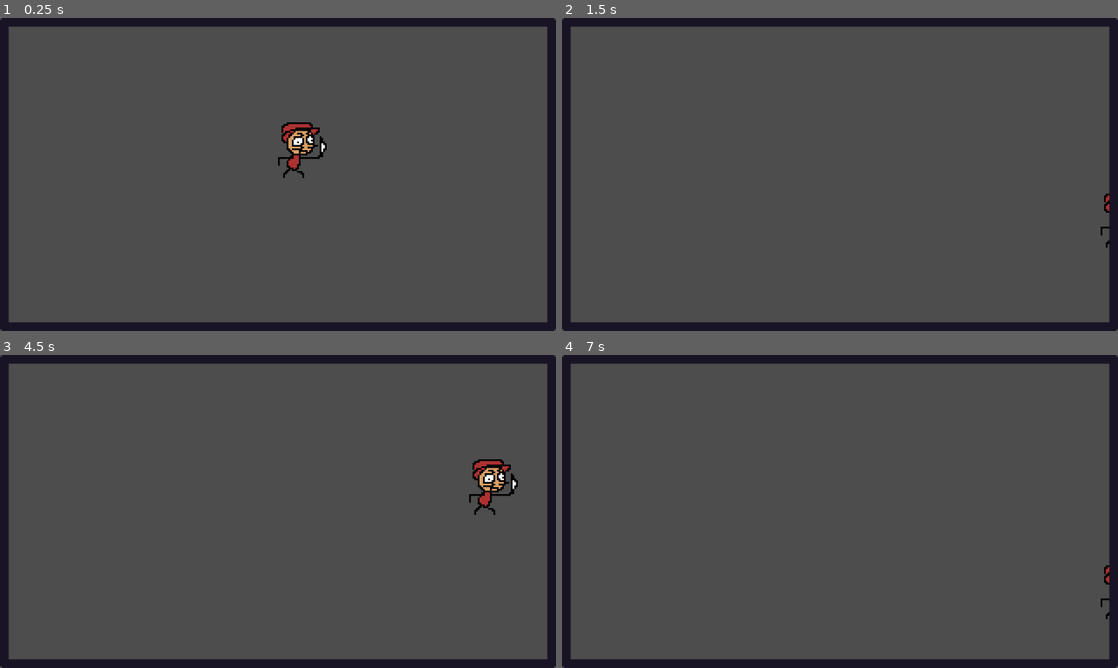
Above: before the commit, frames 1-4 (two rows, left to right).
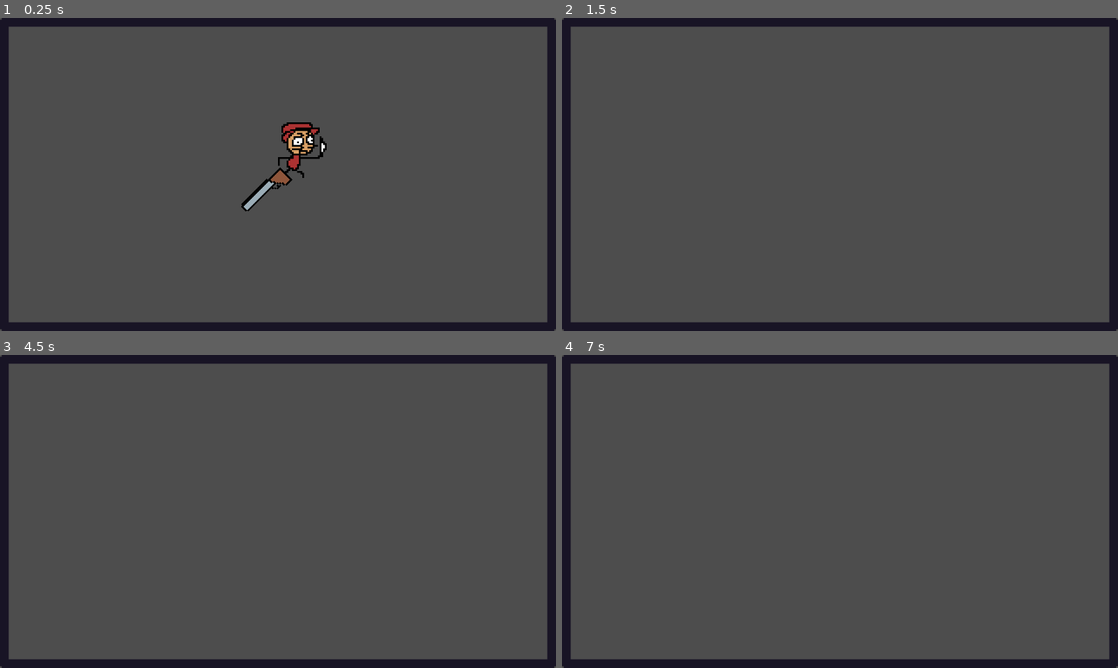
Above: after the commit, the same moments.

Repository: Buzabs/murder84
Game: Godot game, scene res://Maps/test_map.tscn
Same seed, same stepped clock (60 frames per second), same inputs: the game is played once before the commit and once after it.
Inputs (mouse positions are in pixels of both pictures, inside the frame that each line leads up to):
- Up to frame 1 (0.25 s): no input
- Up to frame 2 (1.5 s): tap Enter at 0.5 s; move the mouse to (962, 158) at 0.52 s; hold D (Right) 0.53-1.28 s; click (962, 158) at 0.6 s; move the mouse to (728, 190) at 1.27 s; hold S (Down) from 1.28 s (still down); click (728, 190) at 1.35 s
- Up to frame 3 (4.5 s): move the mouse to (333, 442) at 2.02 s; release S (Down) at 2.03 s; hold D (Right) 2.03-2.78 s; click (333, 442) at 2.1 s; tap Space at 2.75, 4.25 s; move the mouse to (250, 574) at 2.77 s; hold W (Up) 2.78-3.53 s; click (250, 574) at 2.85 s; tap Enter at 3.5 s; move the mouse to (444, 558) at 3.52 s; hold A (Left) from 3.53 s (still down); click (444, 558) at 3.6 s; move the mouse to (111, 464) at 4.27 s; click (111, 464) at 4.35 s
- Up to frame 4 (7 s): move the mouse to (867, 511) at 5.02 s; release A (Left) at 5.03 s; hold S (Down) 5.03-5.78 s; click (867, 511) at 5.1 s; move the mouse to (756, 433) at 5.77 s; hold D (Right) 5.78-6.53 s; click (756, 433) at 5.85 s; tap Enter at 6.5 s; move the mouse to (962, 495) at 6.52 s; hold W (Up) from 6.53 s (still down); click (962, 495) at 6.6 s

The runs differ from the first frame. In frame 1, 0.4% of the frame differs, in the area x 43-53%, y 47-62%; in frame 2, less than 0.1%; in frame 3, 0.8%, in the area x 84-94%, y 33-52%; in frame 4, less than 0.1%.

Commit message:
Shotgun
Added shotgun

Diff:
--- /dev/null
+++ b/Bullets/node_2d.tscn
@@ -0,0 +1,20 @@
+[gd_scene format=3 uid="uid://b0smeacr3swxc"]
+
+[ext_resource type="Texture2D" uid="uid://8tb03mh3vujh" path="res://Assets/Placeholders/Bullet.png" id="1_fbet0"]
+[ext_resource type="Script" uid="uid://ben4saakrjjsd" path="res://Scripts/Bullets/bullet.gd" id="1_ynbwo"]
+
+[sub_resource type="RectangleShape2D" id="RectangleShape2D_ynbwo"]
+size = Vector2(16, 4)
+
+[node name="Bullet" type="Node2D" unique_id=275058789]
+script = ExtResource("1_ynbwo")
+speed = 7
+lifespan = 10
+
+[node name="Sprite2D" type="Sprite2D" parent="." unique_id=1982645209]
+texture = ExtResource("1_fbet0")
+
+[node name="Area2D" type="Area2D" parent="." unique_id=1181528693]
+
+[node name="CollisionShape2D" type="CollisionShape2D" parent="Area2D" unique_id=1216150940]
+shape = SubResource("RectangleShape2D_ynbwo")
--- a/Maps/test_map.tscn
+++ b/Maps/test_map.tscn
@@ -2,6 +2,7 @@
 
 [ext_resource type="PackedScene" uid="uid://ppex6kmmv05y" path="res://Player/player.tscn" id="1_nxrqf"]
 [ext_resource type="Texture2D" uid="uid://yaxhjjv5icsv" path="res://Assets/Placeholders/room.png" id="2_hj615"]
+[ext_resource type="PackedScene" uid="uid://bpjjidpwnfgp2" path="res://weapons/shotgun.tscn" id="2_p5beq"]
 
 [node name="TestMap" type="Node" unique_id=196491887]
 
@@ -9,6 +10,9 @@
 
 [node name="Player" parent="." unique_id=200400303 instance=ExtResource("1_nxrqf")]
 position = Vector2(14, -14)
+speed = 400
+
+[node name="Shotgun" parent="Player" unique_id=2129841805 instance=ExtResource("2_p5beq")]
 
 [node name="Room" type="Sprite2D" parent="." unique_id=137493563]
 texture = ExtResource("2_hj615")
--- /dev/null
+++ b/Scripts/Bullets/bullet.gd
@@ -0,0 +1,14 @@
+class_name Bullet
+extends Node2D
+
+@export var speed: int
+@export var lifespan: int
+
+func _ready() -> void:
+	rotation = randf_range(-1,1)
+
+func _process(delta: float) -> void:
+	position += Vector2.RIGHT.rotated(rotation) * speed
+	lifespan -= 1
+	if lifespan <= 0:
+		queue_free()
--- /dev/null
+++ b/Scripts/Weapons/shotgun.gd
@@ -0,0 +1,25 @@
+class_name Shotgun
+extends Node2D
+
+@onready var bullet_scene = preload("res://Bullets/node_2d.tscn")
+@export var marker2d: Marker2D
+@export var timer: Timer
+var can_shoot_bull = true
+
+func _process(delta: float) -> void:
+	look_at(get_global_mouse_position())
+	if cos(rotation) < 0:
+		scale = Vector2(1, -1)
+	else:
+		scale = Vector2(1, 1)
+	if Input.is_action_just_pressed("Use") and can_shoot_bull:
+		for i in range(10):
+			var bullet = bullet_scene.instantiate()
+			bullet.global_position = marker2d.position
+			add_child(bullet)
+		timer.start()
+		can_shoot_bull = false
+
+
+func _on_timer_timeout() -> void:
+	can_shoot_bull = true
--- /dev/null
+++ b/Scripts/marker_2d.gd
@@ -0,0 +1 @@
+extends Marker2D
--- /dev/null
+++ b/node_2d.tscn
@@ -0,0 +1,3 @@
+[gd_scene format=3 uid="uid://0w3bqljjtqxe"]
+
+[node name="Node2D" type="Node2D" unique_id=1116562486]
--- a/project.godot
+++ b/project.godot
@@ -46,6 +46,11 @@
 "events": [Object(InputEventKey,"resource_local_to_scene":false,"resource_name":"","device":-1,"window_id":0,"alt_press …(192 unchanged characters)…
 ]
 }
+Use={
+"deadzone": 0.2,
+"events": [null, Object(InputEventMouseButton,"resource_local_to_scene":false,"resource_name":"","device":-1,"window_id":0,"alt_pressed":false,"shift_pressed":false,"ctrl_pressed":false,"meta_pressed":false,"button_mask":0,"position":Vector2(0, 0),"global_position":Vector2(0, 0),"factor":1.0,"button_index":1,"canceled":false,"pressed":false,"double_click":false,"script":null)
+]
+}
 
 [physics]
 
--- /dev/null
+++ b/weapons/shotgun.tscn
@@ -0,0 +1,34 @@
+[gd_scene format=3 uid="uid://bpjjidpwnfgp2"]
+
+[ext_resource type="Script" uid="uid://b3fc8canet5lg" path="res://Scripts/Weapons/shotgun.gd" id="1_64lnt"]
+[ext_resource type="Texture2D" uid="uid://c6hi6c0htgooo" path="res://Assets/Placeholders/shotgun.png" id="1_kwm0t"]
+[ext_resource type="Script" uid="uid://cftoqkcx1wjo7" path="res://Scripts/marker_2d.gd" id="3_byptj"]
+
+[sub_resource type="SpriteFrames" id="SpriteFrames_53uw3"]
+animations = [{
+"frames": [{
+"duration": 1.0,
+"texture": ExtResource("1_kwm0t")
+}],
+"loop": 1,
+"name": &"default",
+"speed": 5.0
+}]
+
+[node name="Shotgun" type="Node2D" unique_id=2129841805 node_paths=PackedStringArray("marker2d", "timer")]
+script = ExtResource("1_64lnt")
+marker2d = NodePath("Marker2D")
+timer = NodePath("Timer")
+
+[node name="Sprite" type="AnimatedSprite2D" parent="." unique_id=115856846]
+sprite_frames = SubResource("SpriteFrames_53uw3")
+offset = Vector2(32, 0)
+
+[node name="Marker2D" type="Marker2D" parent="." unique_id=446687179]
+position = Vector2(58, 0)
+script = ExtResource("3_byptj")
+
+[node name="Timer" type="Timer" parent="." unique_id=1125519062]
+one_shot = true
+
+[connection signal="timeout" from="Timer" to="." method="_on_timer_timeout"]
Binary file added: Assets/Placeholders/Bullet.png
Not shown, added: Assets/Placeholders/Bullet.png.import
Binary file added: Assets/Placeholders/shotgun.png
Not shown, added: Assets/Placeholders/shotgun.png.import
Not shown, added: Scripts/Bullets/bullet.gd.uid
Not shown, added: Scripts/Weapons/shotgun.gd.uid
Not shown, added: Scripts/marker_2d.gd.uid
